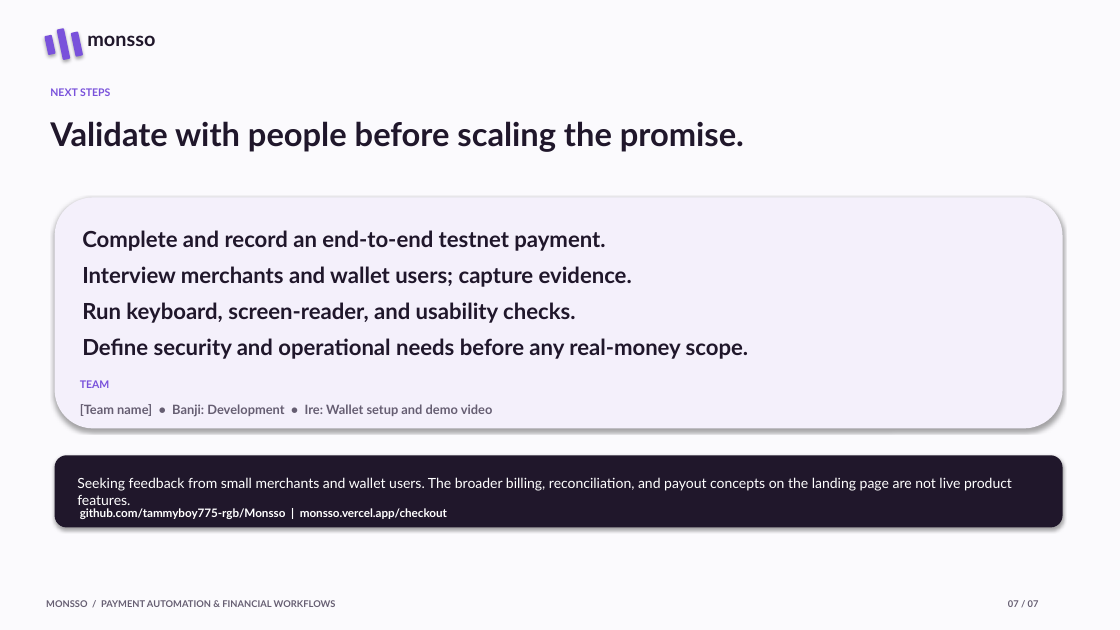
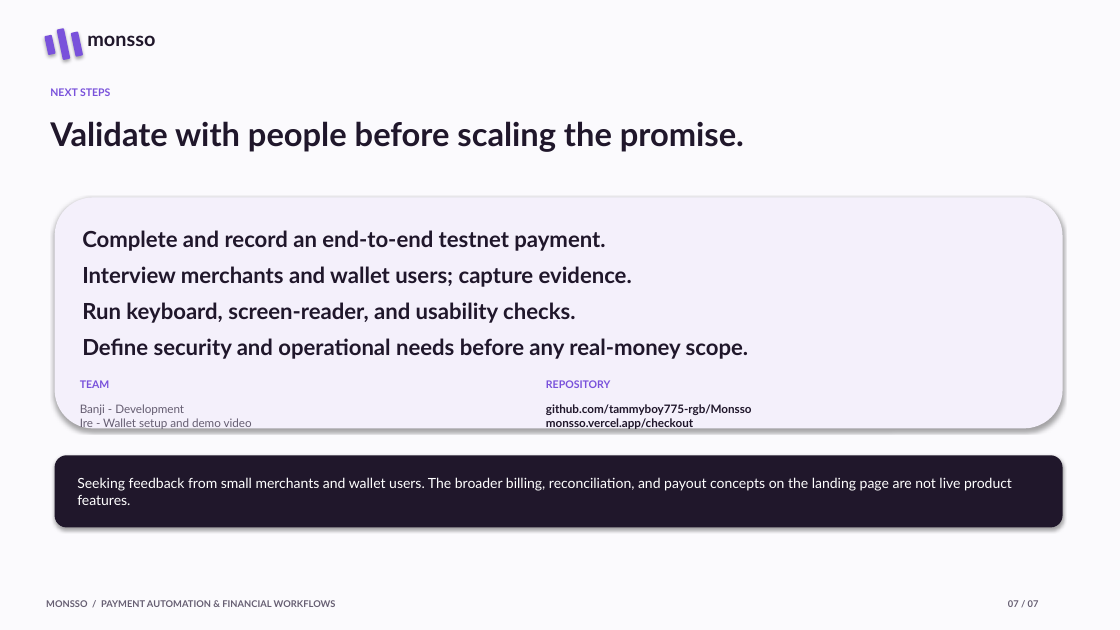
Before and after one commit to tammyboy775-rgb/Monsso, a slide deck: slide 7 of submission-pitch-deck.pptx. Drawn at 1120x630 pixels with LibreOffice and Linux fonts; fonts in the diff are those of the drawing. Boxes give left, top, right and bottom in pixels: in the first picture for what was removed or moved away, otherwise in the second. Text is boxed around its words. In the diff, an @@ line names an element or a change of style, - is before the commit and + after.

```diff
--- a/submission-pitch-deck.pptx
+++ b/submission-pitch-deck.pptx
@@ text added at bbox=[546, 380, 610, 388], 9 pt, text #7951DB, bold @@
+REPOSITORY
@@ text at bbox=[80, 404, 252, 430]: text changed; size 11 to 10 pt; bold off @@
-[Team name] • Banji: Development • Ire: Wallet setup and demo video
+Banji - Development
+Ire - Wallet setup and demo video
@@ text at bbox=[546, 404, 752, 430]: text changed; text colour #FFFFFF to #20172B @@
-github.com/tammyboy775-rgb/Monsso | monsso.vercel.app/checkout
+github.com/tammyboy775-rgb/Monsso
+monsso.vercel.app/checkout
```
Also in this commit, not shown: 22 other files.
